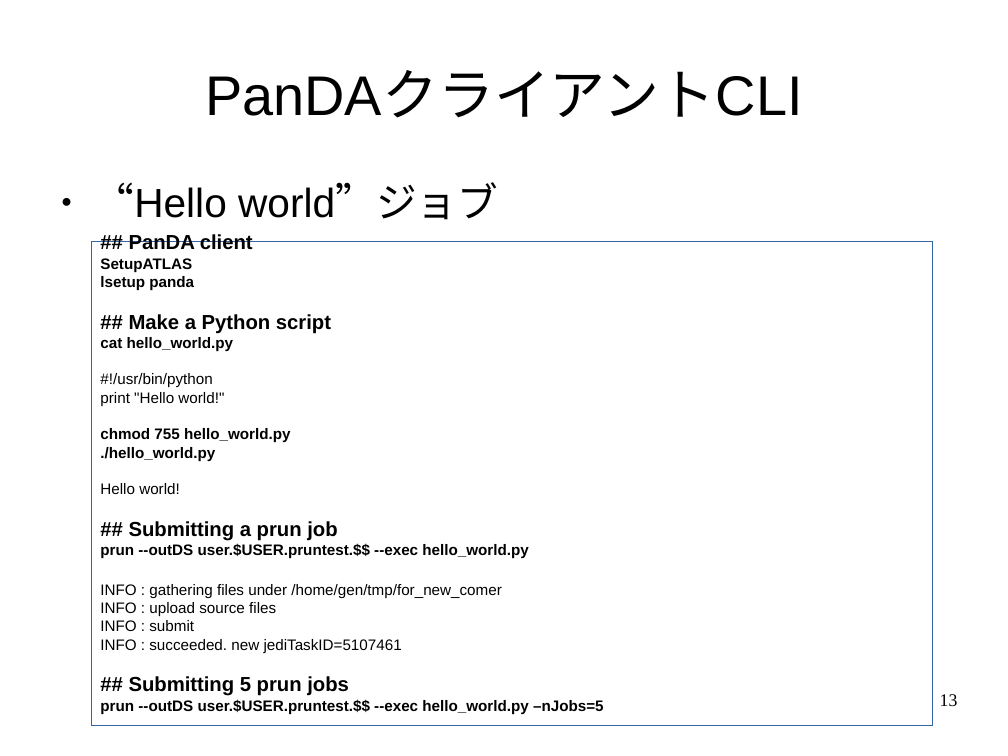
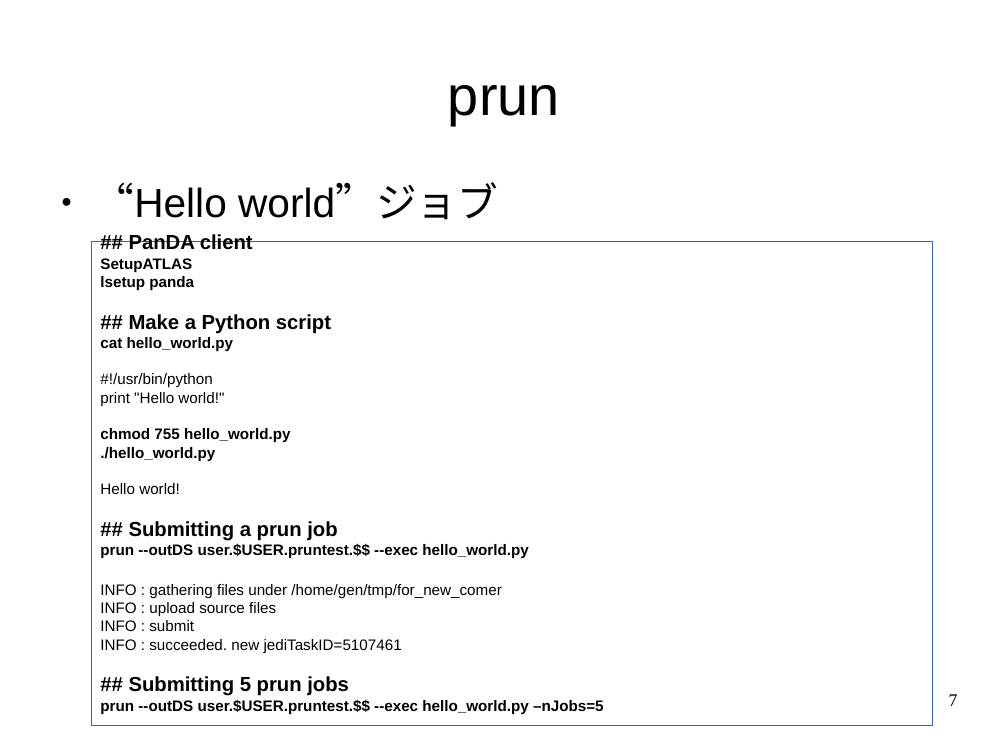
Before and after one commit to GenKawamura/2016-ATLAS-Japan-computing-tutorial, a slide deck: slide 7 of slides/odp/job_management.odp (slide 13 before the commit). Drawn at 1008x756 pixels with LibreOffice and Linux fonts; fonts in the diff are those of the drawing. Boxes give left, top, right and bottom in pixels: in the first picture for what was removed or moved away, otherwise in the second. Text is boxed around its words. In the diff, an @@ line names an element or a change of style, - is before the commit and + after.

```diff
--- a/slides/odp/job_management.odp
+++ b/slides/odp/job_management.odp
@@ title at (x1=448, y1=85, x2=560, y2=125): text changed @@
-PanDAクライアントCLI
+prun
@@ page number at (x1=949, y1=694, x2=958, y2=706): text changed @@
-13
+7
```
Also in this commit, not shown: 4 other slides changed, 5 slides added, 2 slides removed, 6 other files.
